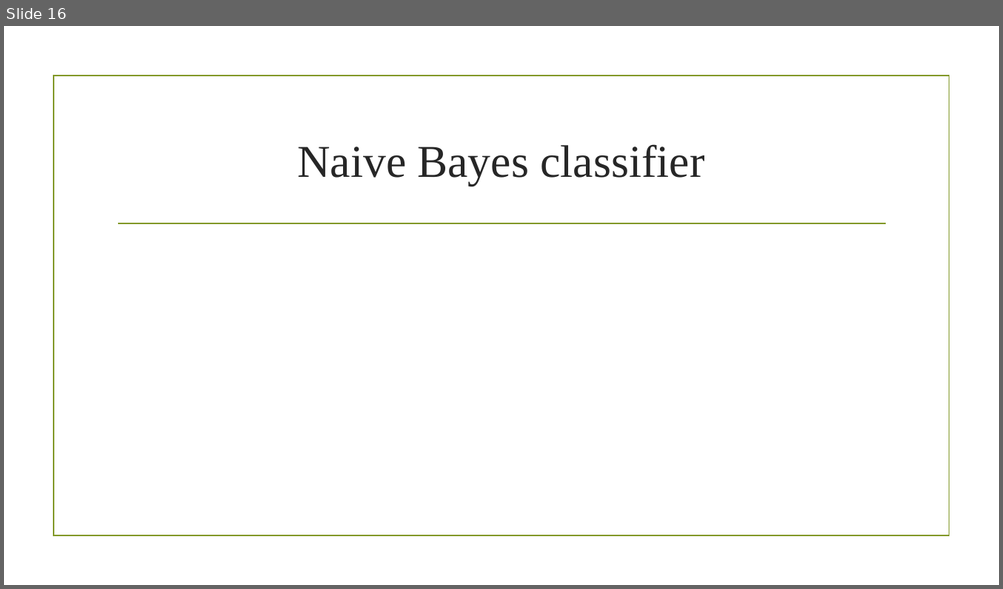
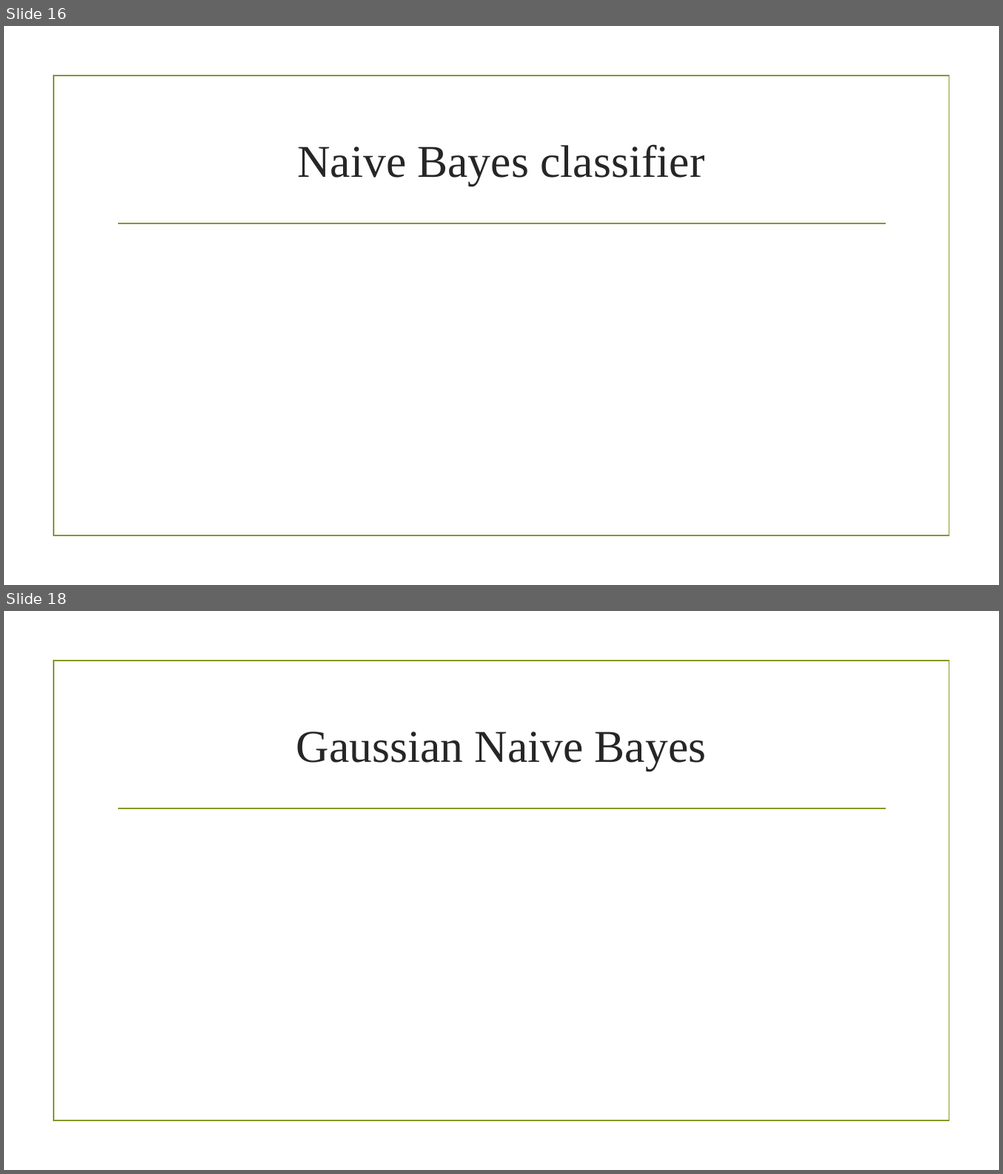
Before and after one commit to gama79530/ML_workshop, a slide deck: ML_workshop.pptx. Shown one above the other, each under a label of ours: slide 16 before the commit, slides 16 and 18 after it; the slides between them are not shown. The pictures are 1003x589 and 1003x1174 pixels, drawn with LibreOffice and Linux fonts; fonts in the diff are those of the drawing; grey boxes stand for pictures; background and template pictures are left out. Boxes give left, top, right and bottom in pixels: in the first picture for what was removed or moved away, otherwise in the second. Text is boxed around its words. In the diff, an @@ line names an element or a change of style, - is before the commit and + after.

```diff
--- a/ML_workshop.pptx
+++ b/ML_workshop.pptx
@@ slide 18 added at box(4, 611, 999, 1170), background picture (left out); not listed: 2 template elements that a slide beside it also shows @@
@@ title added at box(296, 732, 706, 771), 44 pt, text #262626 @@
+Gaussian Naive Bayes
```
Also in this commit, not shown: 3 slides changed, 1 other slide added, 1 other file.
